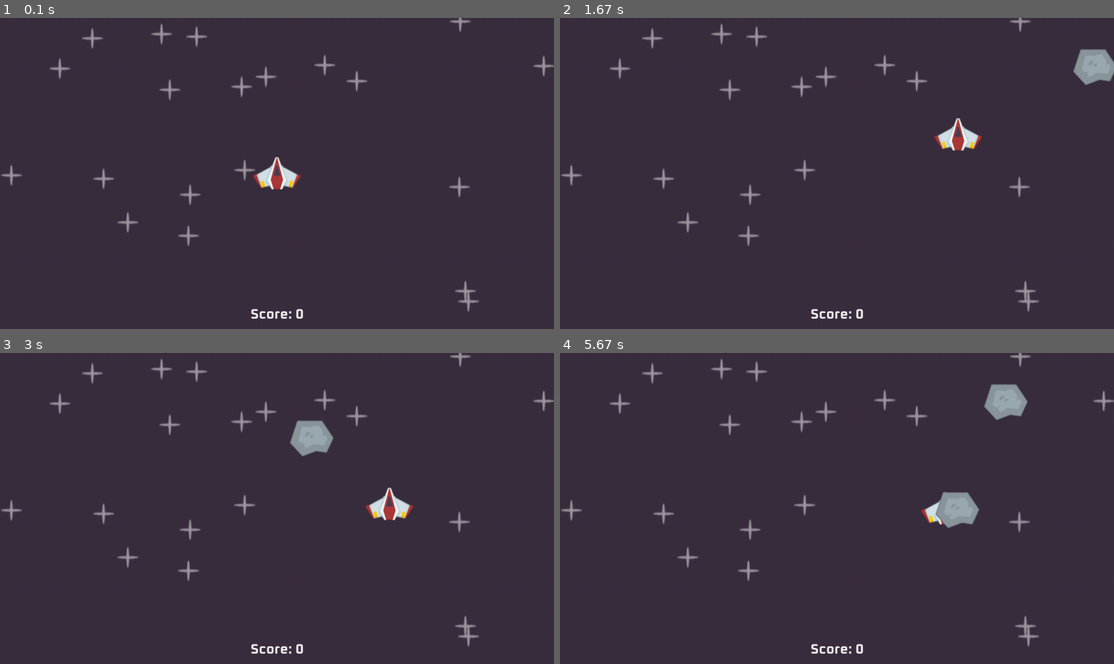
Above: before the commit, frames 1-4 (two rows, left to right).
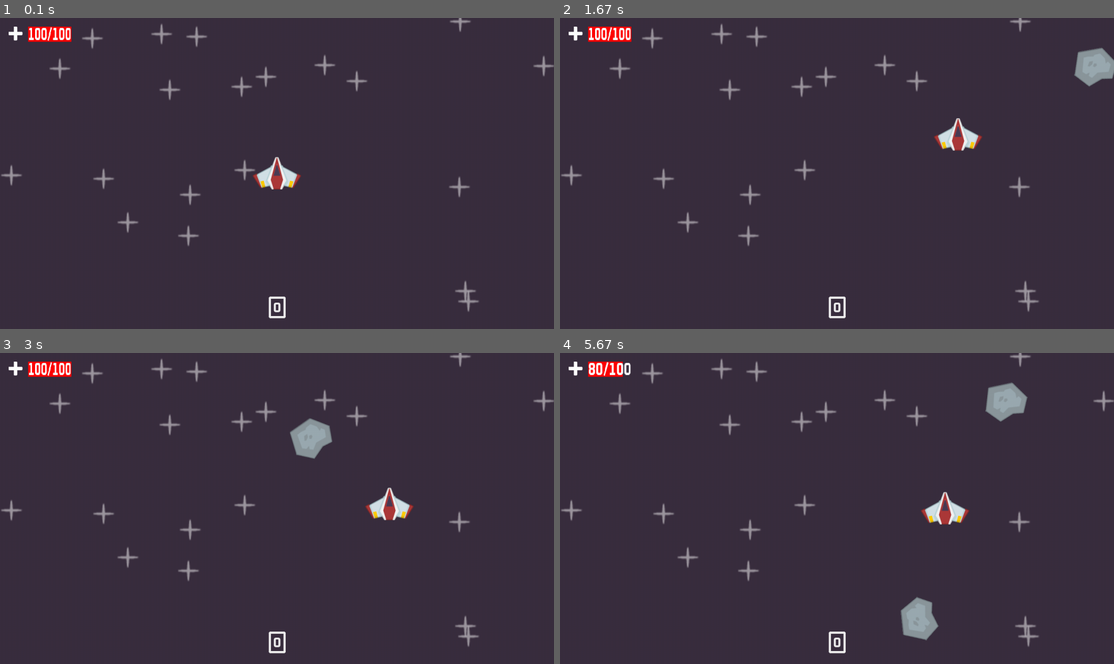
Above: after the commit, the same moments.

Repository: HuntorWorks/pygame-asteroids
Game: pygame game, started from main.py
Two runs of this game, one before a commit and one after it. Both use one fixed random seed, a clock stepped at 60 frames per second and the inputs below.
Inputs:
- Up to frame 1 (0.1 s): no input
- Up to frame 2 (1.67 s): hold Space 0.33-0.8 s; hold Right 0.33-0.8 s; hold Right 0.83-1.3 s; hold Up 1.33-1.63 s
- Up to frame 3 (3 s): hold Right 1.67-2.13 s; hold Left 2.17-2.7 s; hold Down from 2.73 s (still down)
- Up to frame 4 (5.67 s): release Down at 3.03 s; hold Left 3.07-3.47 s; hold Up 3.5-3.87 s; hold Right 3.9-4.53 s; hold Down 4.57-4.93 s; hold Left 4.97-5.43 s; hold Right from 5.47 s (still down)

The runs differ from the first frame. In frame 1, 0.7% of the frame differs, in the area x 1-55%, y 2-97%; in frame 2, 0.8%; in frame 3, 0.9%; in frame 4, 2.1%, in the area x 1-85%, y 2-97%.

Commit message:
Add health management and sound effects to PlayerShip and Asteroid classes in main.py. Implement health bar display, damage handling, and explosion animations for asteroids. Enhance laser collision detection and sound playback. Introduce health icon asset.

Diff:
--- a/main.py
+++ b/main.py
@@ -15,7 +15,8 @@
 
     def __init__(self, groups):
         super().__init__(groups)
-        self.image = pygame.image.load(os.path.join(BASE_PATH, "assets/images/player.png")).convert_alpha()
+        self.original_image = pygame.image.load(os.path.join(BASE_PATH, "assets/images/player.png")).convert_alpha()
+        self.image = self.original_image
         self.rect = self.image.get_frect(center=(WINDOW_WIDTH/2, WINDOW_HEIGHT/2))
         self.input_vector = pygame.Vector2()
 
@@ -30,6 +31,16 @@
         self.last_shot_time = 0
         self.shot_available = True
 
+        #ROTATION
+        self.cur_vector = pygame.Vector2()
+        self.angle = 0
+        self.target_angle = 90
+        self.SHIP_ROTATION_SPEED = 80
+
+        self.DAMAGE_SOUND = pygame.mixer.Sound(os.path.join(BASE_PATH, "assets", "audio", "damage.ogg"))
+        self.EXPLODE_SOUND = pygame.mixer.Sound(os.path.join(BASE_PATH, "assets", "audio", "explosion.wav"))
+
+
     def move(self, delta_time):
         keys = pygame.key.get_pressed()
         self.input_vector.x = int(keys[pygame.K_RIGHT] or keys[pygame.K_d]) - int(keys[pygame.K_LEFT] or keys[pygame.K_a])
@@ -51,10 +62,44 @@
             if keys[pygame.K_SPACE]:
                 self.last_shot_time = pygame.time.get_ticks()
                 self.shot_available = False
-                Laser(laser_surface, self.rect.midtop, all_sprites_group, self.SHIP_LASER_SPEED)
+                laser = Laser(laser_surface, self.rect.midtop, all_sprites_group, self.SHIP_LASER_SPEED)
+                laser.play_sound()
 
     def destroy(self):
         self.kill()
+
+    def damage(self, damage_amount):
+        self.SHIP_HEALTH -= damage_amount
+        self.play_sound("damage")
+        if self.SHIP_HEALTH <= 0:
+            self.destroy()
+            self.play_sound("explosion")
+
+    def play_sound(self, type: str):
+        if type == "damage":
+            print("damage")
+            pygame.mixer.Sound.play(self.DAMAGE_SOUND)
+        if type == "explosion":
+            print("explosion")
+            pygame.mixer.Sound.play(self.EXPLODE_SOUND)
+
+    def update_health_bar(self):
+        health_icon_surface = pygame.image.load(HEALTH_ICON_PATH).convert_alpha()
+        health_icon_surface = pygame.transform.scale(health_icon_surface, (50, 50))
+        health_icon_rect = health_icon_surface.get_rect(topleft=(10, 10))
+
+        health_bar_surface = pygame.surface.Surface((self.SHIP_HEALTH, 35))
+        health_bar_surface.fill((255, 0, 0))
+        health_bar_rect = health_bar_surface.get_rect(topleft=(65, 20))
+
+        health_bar_text_surface = font.render(f"{self.SHIP_HEALTH}/100", True, (255, 255, 255))
+        health_bar_text_surface = pygame.transform.scale(health_bar_text_surface, (100, 50))
+
+        alignment_rect = health_bar_rect.copy()
+
+        display_surface.blit(health_icon_surface, health_icon_rect)
+        display_surface.blit(health_bar_surface, health_bar_rect)
+        display_surface.blit(health_bar_text_surface, alignment_rect.move(0, -2))
 
     def update(self, delta_time):
         self.move(delta_time)
@@ -63,7 +108,8 @@
 class Asteroid(pygame.sprite.Sprite):
     def __init__(self, groups, surface):
         super().__init__(groups)
-        self.image = surface
+        self.original_image = surface
+        self.image = self.original_image
         spawn_position = self.get_random_spawn_position()
         self.rect = self.image.get_frect(midbottom=spawn_position)
         self.move_direction = pygame.Vector2(uniform(-0.5, 0.5), 1)
@@ -72,6 +118,21 @@
         self.ASTEROID_SPEED = 250
         self.ASTEROID_DAMAGE = 10
         self.ASTEROID_SCORE_ON_DESTROY = 10
+        self.is_exploding = False
+
+        self.rotation_speed = randint(10, 40)
+        self.rotation_angle = 0
+
+        self.TIME_BETWEEN_FRAMES = 10
+        self.last_frame_change_time = 0
+        self.explosion_frame_index = 0
+        self.explosion_frames_surface = []
+        for i in range(0, 21):
+            image = os.path.join(BASE_PATH, "assets", "images", "explosion", f"{i}.png")
+            image_surface = pygame.image.load(image).convert_alpha()
+            self.explosion_frames_surface.append(image_surface)
+
+        self.EXPLODE_SOUND = pygame.mixer.Sound(os.path.join(BASE_PATH, "assets", "audio", "explosion.wav"))
 
     def get_random_spawn_position(self):
         rect_width = self.image.get_width()
@@ -79,18 +140,59 @@
 
     def destroy_timer(self):
         current_time = pygame.time.get_ticks()
-        if current_time - self.spawn_time > 2000:
+        if current_time - self.spawn_time > 3500:
             self.destroy()
 
     def move(self, delta_time):
         self.rect.center += self.move_direction * self.ASTEROID_SPEED * delta_time
 
+    def rotate(self, delta_time):
+        self.rotation_angle += self.rotation_speed * delta_time
+        self.image = pygame.transform.rotozoom(self.original_image, self.rotation_angle, 1)
+        self.rect = self.image.get_frect(center=self.rect.center)
+
     def destroy(self):
         self.kill()
 
+    def can_change_frame(self):
+        current_time = pygame.time.get_ticks()
+        if current_time - self.last_frame_change_time > self.TIME_BETWEEN_FRAMES:
+            self.last_frame_change_time = current_time
+            self.explosion_frame_index += 1
+            return True
+        return False
+
+    def play_sound(self):
+        pygame.mixer.Sound.play(self.EXPLODE_SOUND)
+
+    def explode_animate(self):
+        if self.explosion_frame_index >= len(self.explosion_frames_surface) -1 :
+            self.is_exploding = False
+            self.explosion_frame_index = 0
+            self.destroy()
+            self.play_sound()
+            return
+
+        if self.can_change_frame():
+            self.is_exploding = True
+            self.image = self.explosion_frames_surface[self.explosion_frame_index]
+            self.rect = self.image.get_frect(center=self.rect.center)
+
+
+    def check_collisions(self):
+        if pygame.sprite.collide_mask(self, player):
+            player.damage(self.ASTEROID_DAMAGE)
+            self.destroy()
+                #player.SHIP_HEALTH -= self.ASTEROID_DAMAGE
+
     def update(self, delta_time):
-        self.move(delta_time)
-        self.destroy_timer()
+        if not self.is_exploding:
+            self.move(delta_time)
+            self.rotate(delta_time)
+            self.check_collisions()
+            self.destroy_timer()
+        else:
+            self.explode_animate()
 
 class Laser(pygame.sprite.Sprite):
     def __init__(self, surface, position, groups, laser_speed):
@@ -101,6 +203,8 @@
         self.BASE_SPEED = 1
         self.speed = self.BASE_SPEED * laser_speed
 
+        self.laser_sound = pygame.mixer.Sound(os.path.join(BASE_PATH, "assets", "audio", "laser.wav"))
+
     def move(self, delta_time):
         self.rect.y -= self.speed * delta_time
 
@@ -109,15 +213,18 @@
             self.kill()
 
     def check_collision(self):
-        asteroid_group_sprites = pygame.sprite.spritecollide(self, asteroid_group, False)
+        asteroid_group_sprites = pygame.sprite.spritecollide(self, asteroid_group, False, pygame.sprite.collide_mask)
         collided_asteroid = asteroid_group_sprites[0] if asteroid_group_sprites else None
         if collided_asteroid:
-            collided_asteroid.destroy()
+            collided_asteroid.explode_animate()
             self.destroy()
             update_score(collided_asteroid.ASTEROID_SCORE_ON_DESTROY)
 
     def destroy(self):
         self.kill()
+
+    def play_sound(self):
+        pygame.mixer.Sound.play(self.laser_sound)
 
     def update(self, delta_time):
         self.move(delta_time)
@@ -142,6 +249,8 @@
 LASER_SPRITE_PATH = os.path.join(BASE_PATH, "assets", "images", "laser.png")
 FONT_PATH = os.path.join(BASE_PATH, "assets", "fonts", "Oxanium-Bold.ttf")
 
+HEALTH_ICON_PATH = os.path.join(BASE_PATH, "assets", "images", "icons", "health.png")
+
 # ASSET SURFACES
 asteroid_surface = pygame.image.load(ASTEROID_SPRITE_PATH).convert_alpha()
 star_surface = pygame.image.load(STAR_SPRITE_PATH).convert_alpha()
@@ -169,11 +278,15 @@
     score += score_amount
 
 def display_score():
-    score_text = f"Score: {str(score)}"
+    score_text = f"{str(score)}"
     score_surface = font.render(score_text, True, (240, 240, 240))
-    score_rect = score_surface.get_rect(midbottom=(WINDOW_WIDTH / 2, WINDOW_HEIGHT - 10 ))
+    score_rect = score_surface.get_rect(midbottom=(WINDOW_WIDTH / 2, WINDOW_HEIGHT - 25 ))
+
+    # border_rect = score_rect.inflate(20,20).move(0, -8)
+    # border_rect.midbottom = score_rect.midbottom
 
     display_surface.blit(score_surface, score_rect)
+    pygame.draw.rect(display_surface, (240, 240, 240), score_rect.inflate(20,10).move(0, -5), 5, 3)
 
 while running:
     delta_time = clock.tick() / 1000
@@ -188,6 +301,7 @@
     #DRAW
     display_surface.fill("#3a2e3f")
     all_sprites_group.draw(display_surface)
+    player.update_health_bar()
     display_score()
     pygame.display.update()
 
Binary file added: assets/images/icons/health.png
